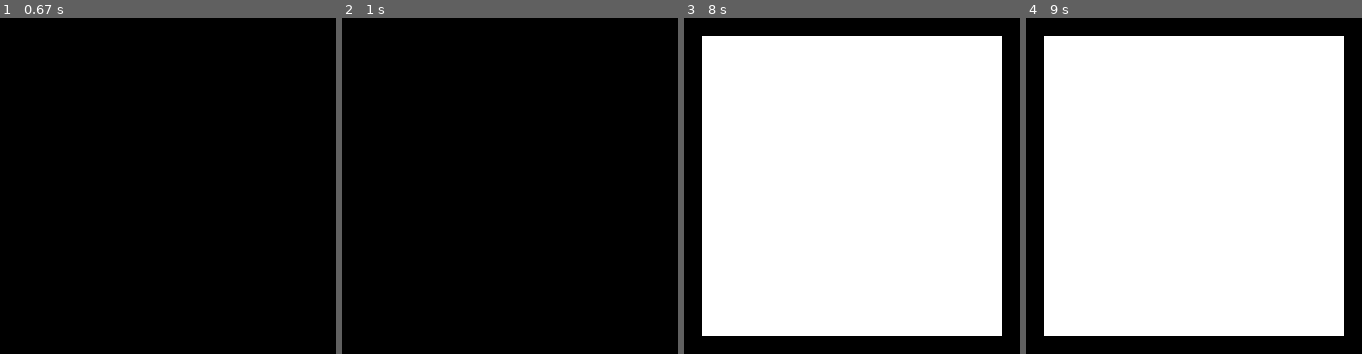
Above: before the commit, frames 1-4 (left to right).
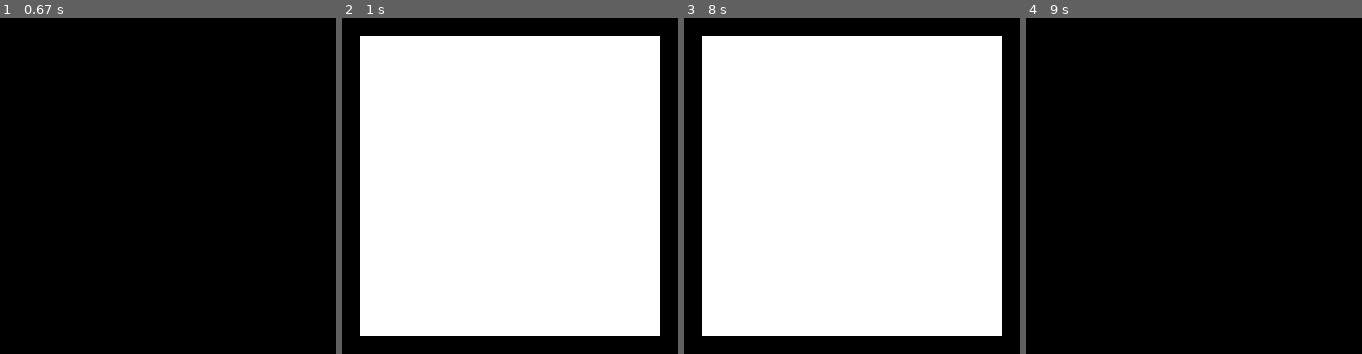
Above: after the commit, the same moments.

Repository: eleweek/EEG_entrainment
Game: pygame game, started from scripts/flash_light.py
Same seed, same stepped clock (60 frames per second), same inputs: the game is played once before the commit and once after it.
Inputs:
- Up to frame 1 (0.67 s): hold Right from 0.33 s (still down)
- Up to frame 2 (1 s): release Right at 0.8 s; hold Right from 0.83 s (still down)
- Up to frame 3 (8 s): release Right at 1.3 s; hold Left 1.33-1.87 s; hold Left 1.9-2.3 s; hold Right 2.33-2.97 s; hold Right 3.5-3.97 s; hold Right 4-4.47 s; hold Left 4.5-5.03 s
- Up to frame 4 (9 s): no input

Frame 1 is identical in both runs. In frame 2, 80% of the frame differs, in the area x 5-95%, y 5-95%; in frame 3, nothing differs; in frame 4, 80%.

Commit message:
Add code to dynamically increase the frequency

Diff:
--- a/scripts/flash_light.py
+++ b/scripts/flash_light.py
@@ -21,6 +21,14 @@
     for event in pygame.event.get():
         if event.type == pygame.QUIT:
             running = False
+        if event.type == pygame.KEYDOWN:
+            if event.key == pygame.K_LEFT:
+                frequency -= 0.25
+            if event.key == pygame.K_RIGHT:
+                frequency += 0.25
+
+    print("Frequency", frequency)
+
 
     start_flash_time = time.time()
     flash_duration = 1 / 30.0
